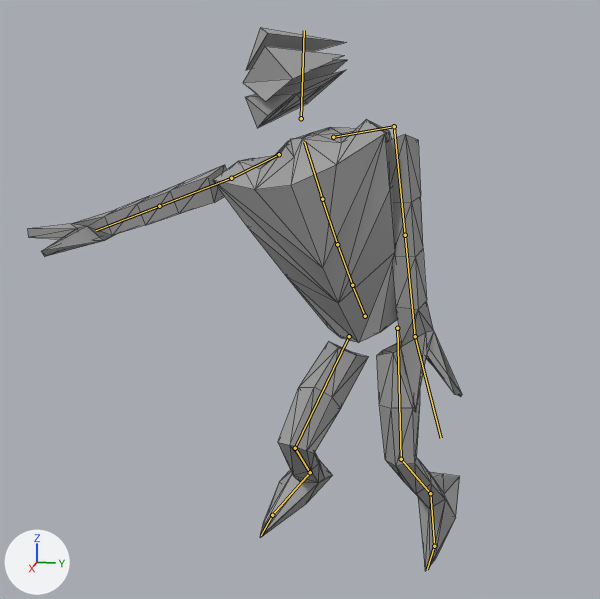
A saved change to the glTF model glb_imports/8164_meshes.glb.
Both versions are drawn from a camera (50 mm lens) standing at (36.0, 3.7, 21.7) and looking at (3.9, -2.7, 13.7). Every picture has the same lights, and +X, +Y and +Z are marked at lower left. The older version comes first. Both versions are drawn at frame 18 of the action 'TPStrafeSlice'; the numbers are the values there. The bones that change, and the others that lie on the model, are drawn over the model as lines. Mesh edges are drawn as thin lines.

Names of what the first picture shows: 'Body.001'.
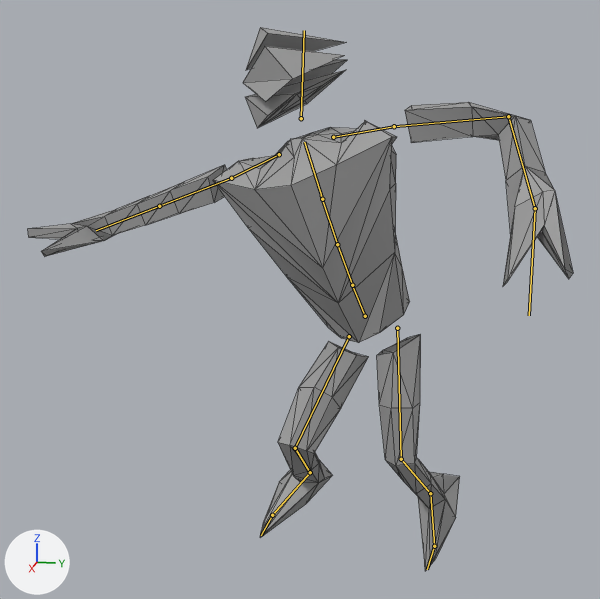
What the commit changed:
Bone 'mixamorig:LeftArm' (bone_mixamorig_leftarm) turns from (99, -6, 44) to (18, 47, -4) degrees about its own x, y and z.
Bone 'mixamorig:LeftForeArm' (bone_mixamorig_leftforearm) turns from (1, 0, 0) to (0, -1, 85) degrees about its own x, y and z.
Bone 'mixamorig:LeftHand' (bone_mixamorig_lefthand) turns from (-33, 51, -25) to (0, 20, 16) degrees about its own x, y and z.

Changed parts and their boxes (x1, y1, x2, y2) in the pictures (600 x 599 px):
'Body.001', posed (26% wider)
    before: (28, 27, 462, 571)
    after: (28, 27, 573, 571)
bone 'mixamorig:LeftArm', root to tip
    before: (394, 126) to (405, 235)
    after: (394, 126) to (508, 116)
bone 'mixamorig:LeftForeArm', root to tip
    before: (405, 235) to (415, 336)
    after: (508, 116) to (535, 208)
bone 'mixamorig:LeftHand', root to tip
    before: (415, 336) to (441, 438)
    after: (535, 208) to (529, 315)
